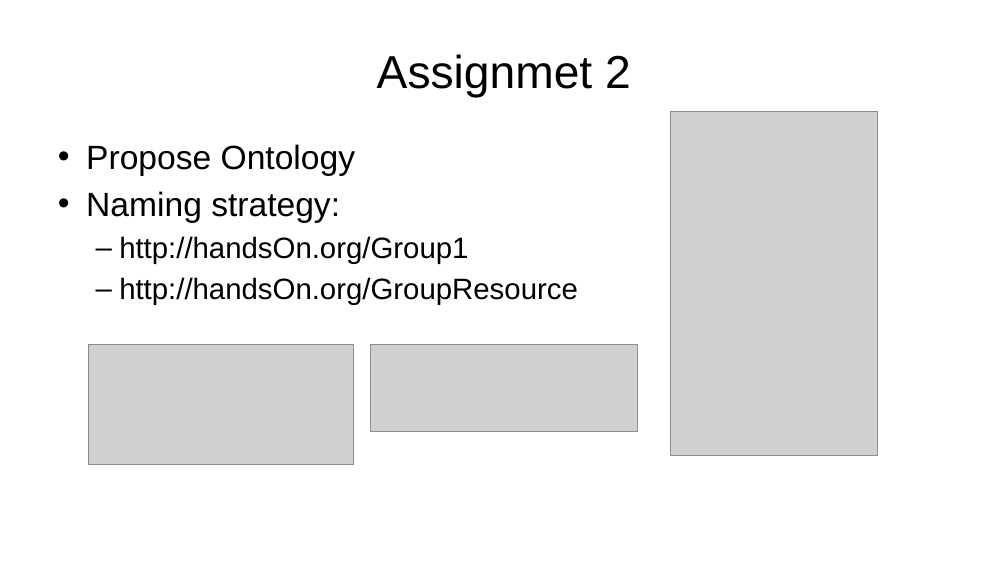
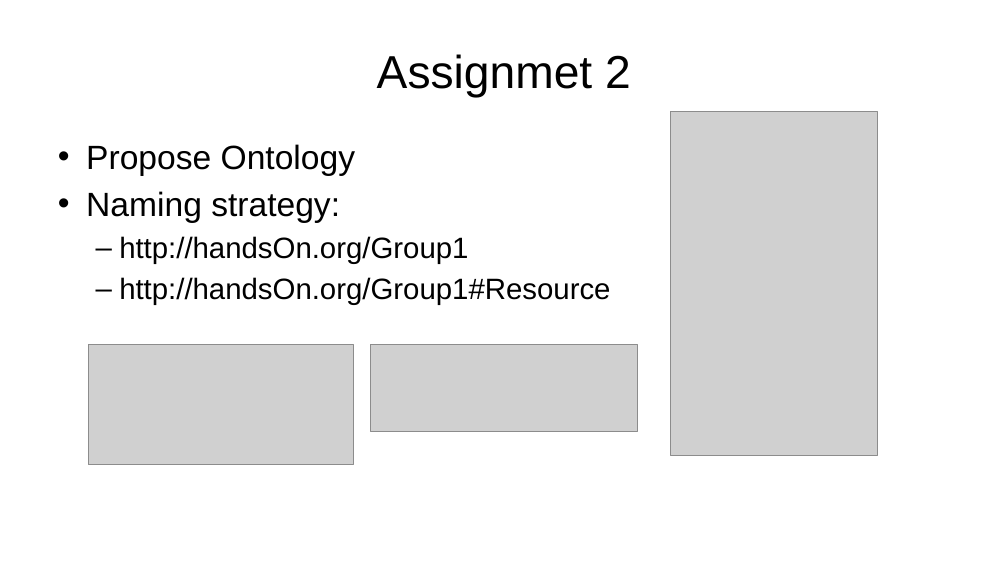
Before and after one commit to Antonio995/Share, a slide deck: slide 4 of Presentacion.pptx. Drawn at 1008x567 pixels with LibreOffice and Linux fonts; fonts in the diff are those of the drawing; grey boxes stand for pictures. Boxes give left, top, right and bottom in pixels: in the first picture for what was removed or moved away, otherwise in the second. Text is boxed around its words. In the diff, an @@ line names an element or a change of style, - is before the commit and + after.

Commit message:
Cambio en Assignment 2

```diff
--- a/Presentacion.pptx
+++ b/Presentacion.pptx
@@ text at (119, 277, 610, 305): text changed @@
-  – http://handsOn.org/GroupResource
+  – http://handsOn.org/Group1#Resource
```
